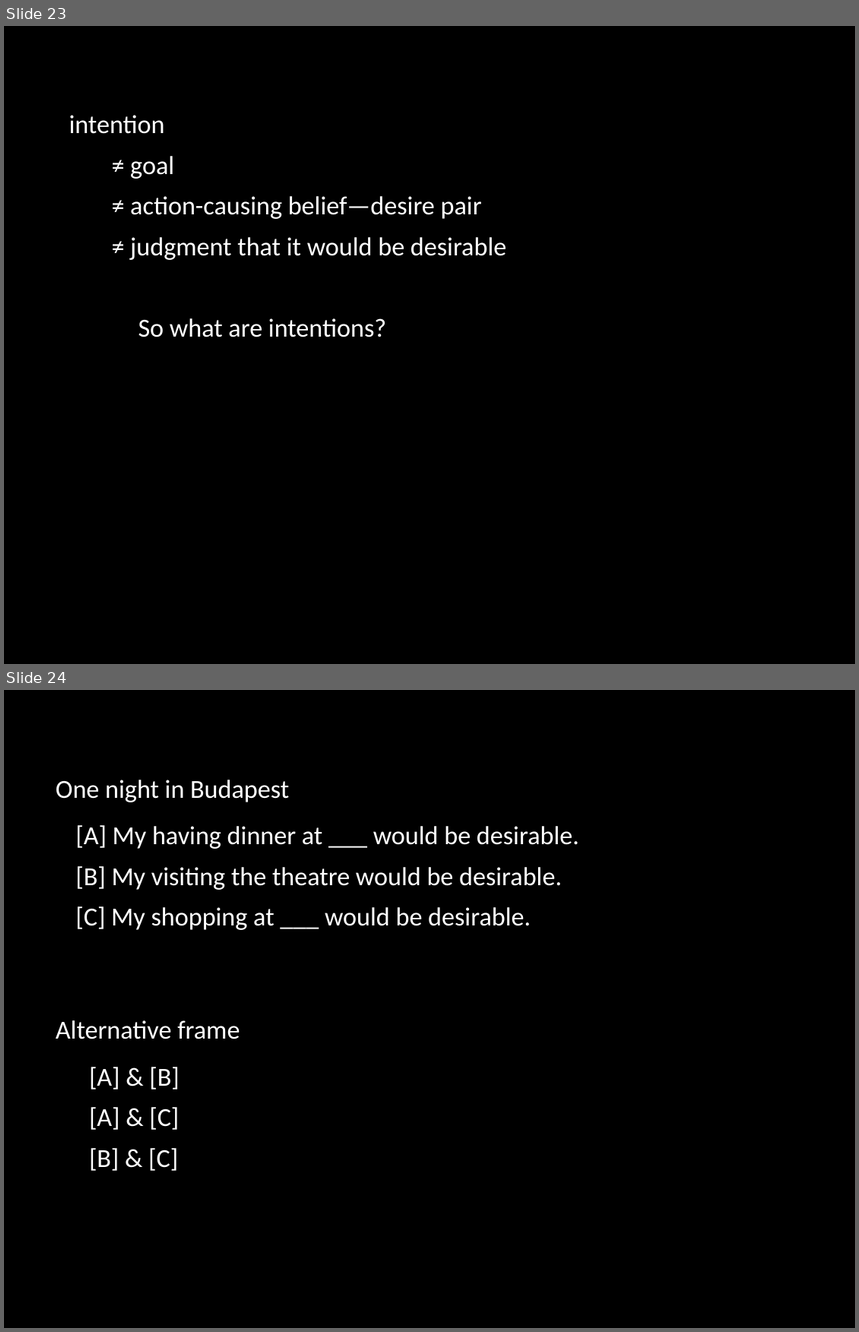
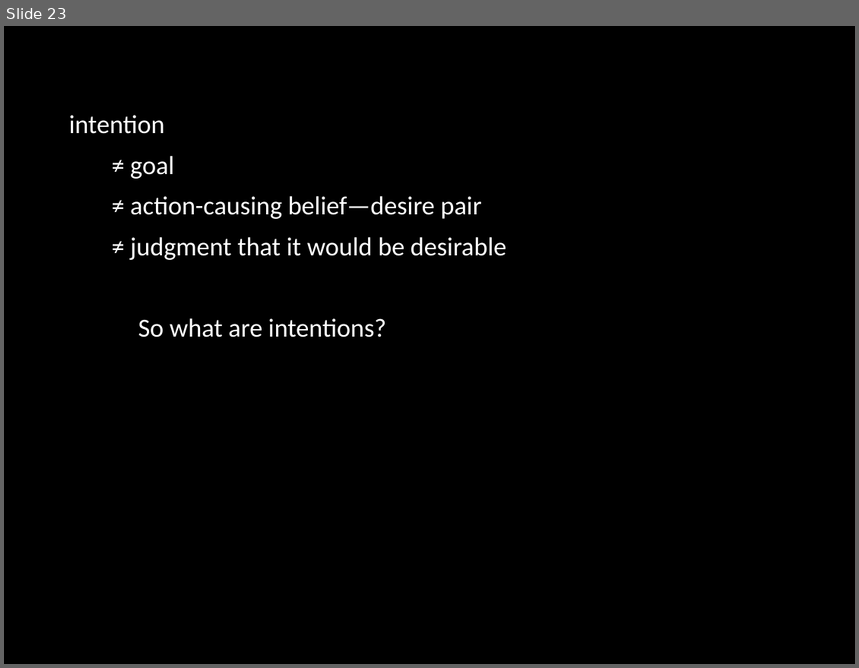
Before and after one commit to butterfill/lecture_mindreading_joint_action_philosophical_tools, a slide deck: lecture05 actions intentions goals/lecture05.ppt.pptx. Shown one above the other, each under a label of ours: slides 23 and 24 before the commit, slide 23 after it. The pictures are 859x1332 and 859x668 pixels, drawn with LibreOffice and Linux fonts; fonts in the diff are those of the drawing. Boxes give left, top, right and bottom in pixels: in the first picture for what was removed or moved away, otherwise in the second. Text is boxed around its words. In the diff, an @@ line names an element or a change of style, - is before the commit and + after.

```diff
--- a/lecture05 actions intentions goals/lecture05.ppt.pptx
+++ b/lecture05 actions intentions goals/lecture05.ppt.pptx
@@ slide 24 removed at [4, 690, 855, 1328], background #000000 @@
@@ text removed at [56, 780, 289, 802] @@
-One night in Budapest
@@ text removed at [75, 825, 579, 930] @@
-[A] My having dinner at ___ would be desirable.
-[B] My visiting the theatre would be desirable.
-[C] My shopping at ___ would be desirable.
@@ text removed at [56, 1021, 240, 1040] @@
-Alternative frame
@@ text removed at [89, 1067, 179, 1171] @@
-[A] & [B]
-[A] & [C]
-[B] & [C]
```
Also in this commit, not shown: 2 slides changed, 8 slides added, 3 other slides removed, 5 other files.
